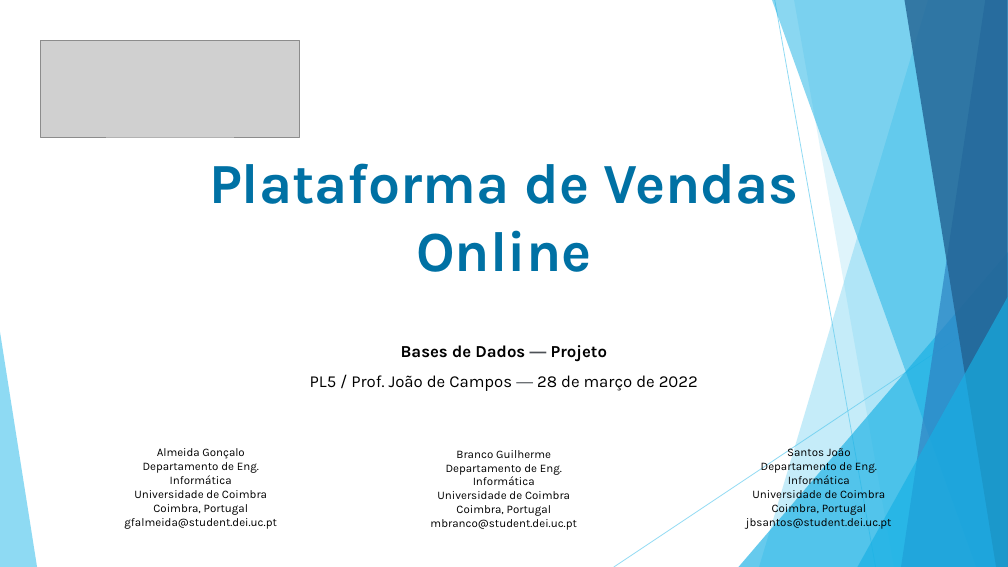
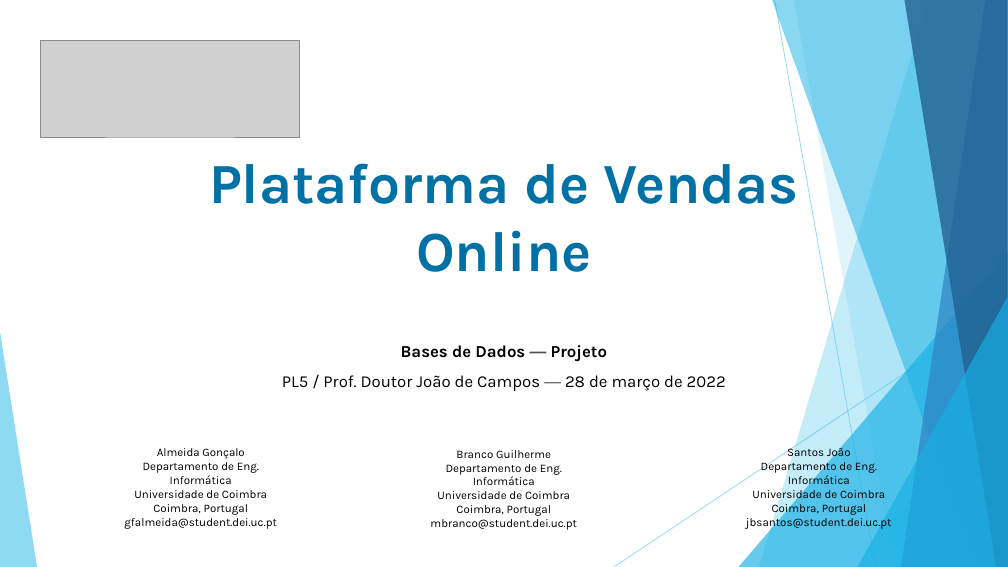
Before and after one commit to goncaloalmeida19/projeto-de-bd, a slide deck: slide 1 of Meta 1/Apresentação.pptx. Drawn at 1008x567 pixels with LibreOffice and Linux fonts; fonts in the diff are those of the drawing; grey boxes stand for pictures. Boxes give left, top, right and bottom in pixels: in the first picture for what was removed or moved away, otherwise in the second. Text is boxed around its words. In the diff, an @@ line names an element or a change of style, - is before the commit and + after.

```diff
--- a/Meta 1/Apresentação.pptx
+++ b/Meta 1/Apresentação.pptx
@@ text at (282, 375, 726, 391): text changed @@
-PL5 / Prof. João de Campos — 28 de março de 2022
+PL5 / Prof. Doutor João de Campos — 28 de março de 2022
```
Also in this commit, not shown: 1 other slide changed, 3 other files.
